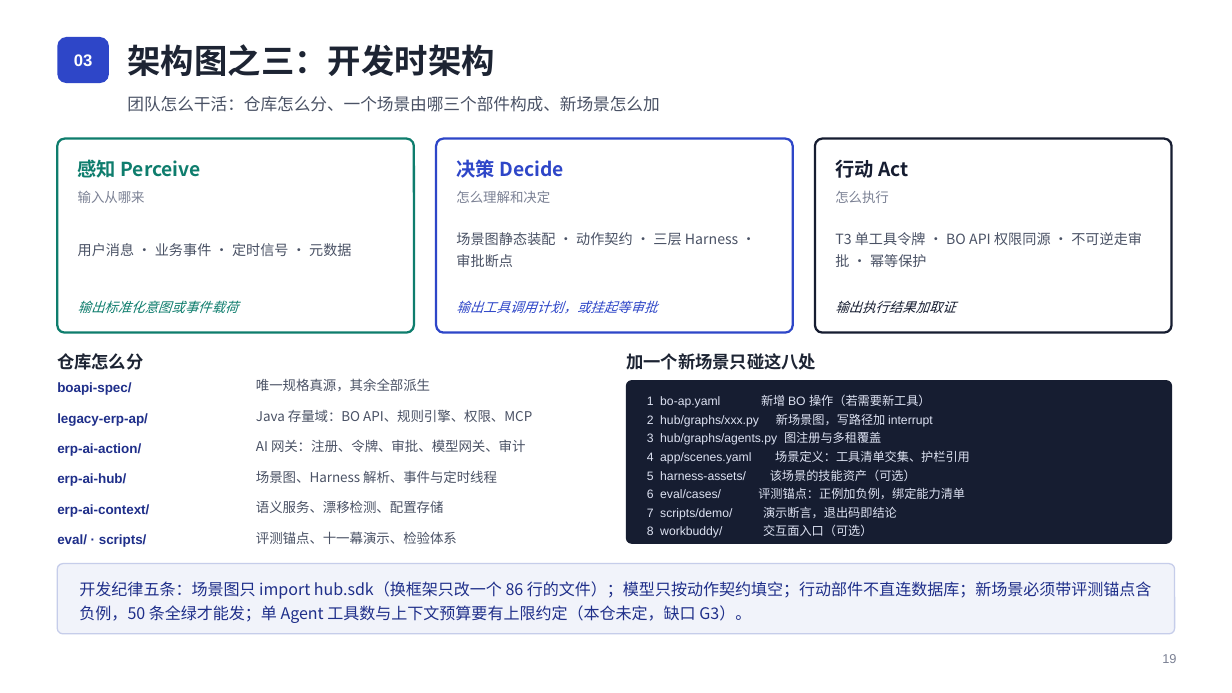
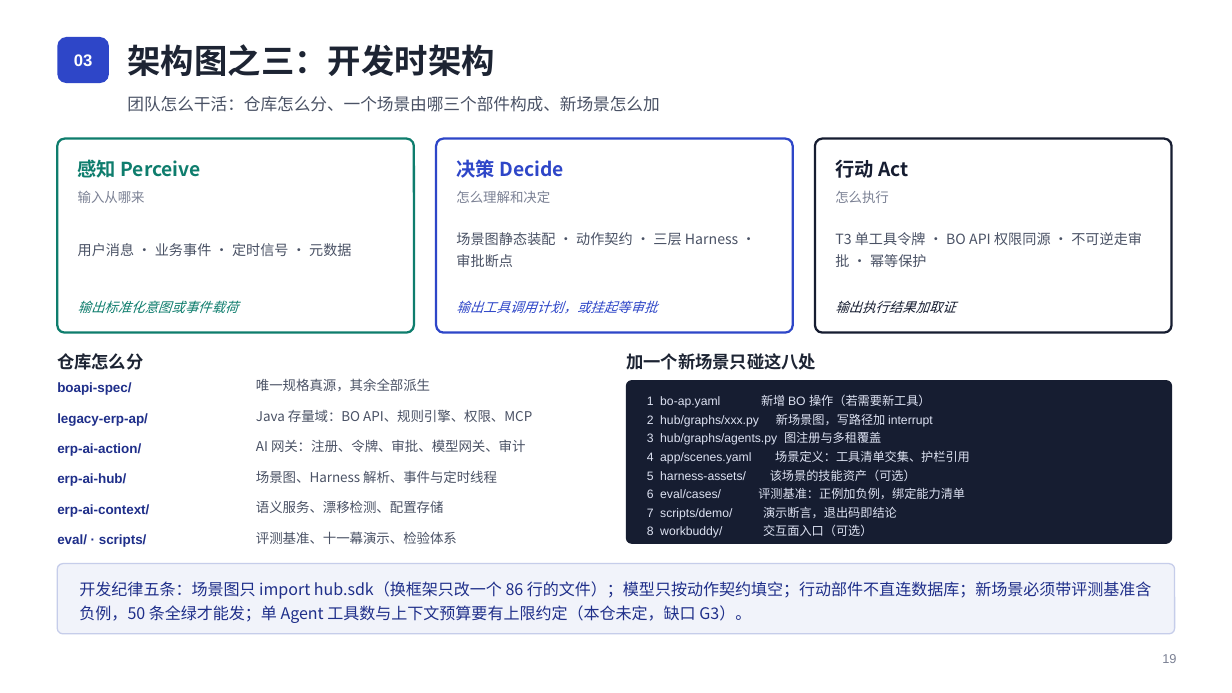
Before and after one commit to xiaohanarch/ERP-AI, a slide deck: slide 20 of docs/ERP-AI-L1参考架构-汇报版.pptx. Drawn at 1232x693 pixels with LibreOffice and Linux fonts; fonts in the diff are those of the drawing. Boxes give left, top, right and bottom in pixels: in the first picture for what was removed or moved away, otherwise in the second. Text is boxed around its words. In the diff, an @@ line names an element or a change of style, - is before the commit and + after.

```diff
--- a/docs/ERP-AI-L1参考架构-汇报版.pptx
+++ b/docs/ERP-AI-L1参考架构-汇报版.pptx
@@ text at (647, 488, 965, 499): text changed @@
-6 eval/cases/ 评测锚点：正例加负例，绑定能力清单
+6 eval/cases/ 评测基准：正例加负例，绑定能力清单
@@ text at (256, 531, 457, 544): text changed @@
-评测锚点、十一幕演示、检验体系
+评测基准、十一幕演示、检验体系
@@ text at (79, 581, 1152, 623): text changed @@
-开发纪律五条：场景图只 import hub.sdk（换框架只改一个 86 行的文件）；模型只按动作契约填空；行动部件不直连数据库；新场景必须带评测锚点含负例，50 条全绿才能发；单 Agent 工具数与上下文预算要有上限约定（本仓未定，缺口 G3）。
+开发纪律五条：场景图只 import hub.sdk（换框架只改一个 86 行的文件）；模型只按动作契约填空；行动部件不直连数据库；新场景必须带评测基准含负例，50 条全绿才能发；单 Agent 工具数与上下文预算要有上限约定（本仓未定，缺口 G3）。
```
Also in this commit, not shown: 21 other slides changed, 3 other files.
